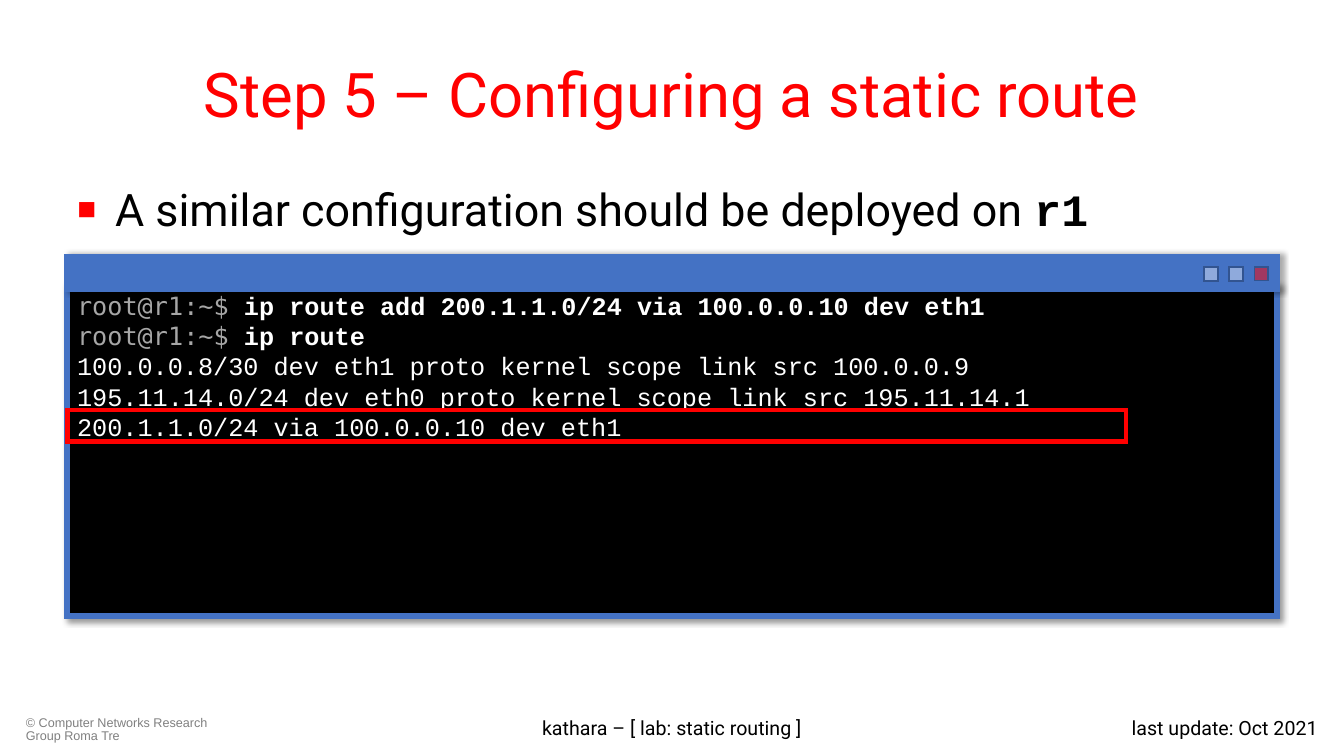
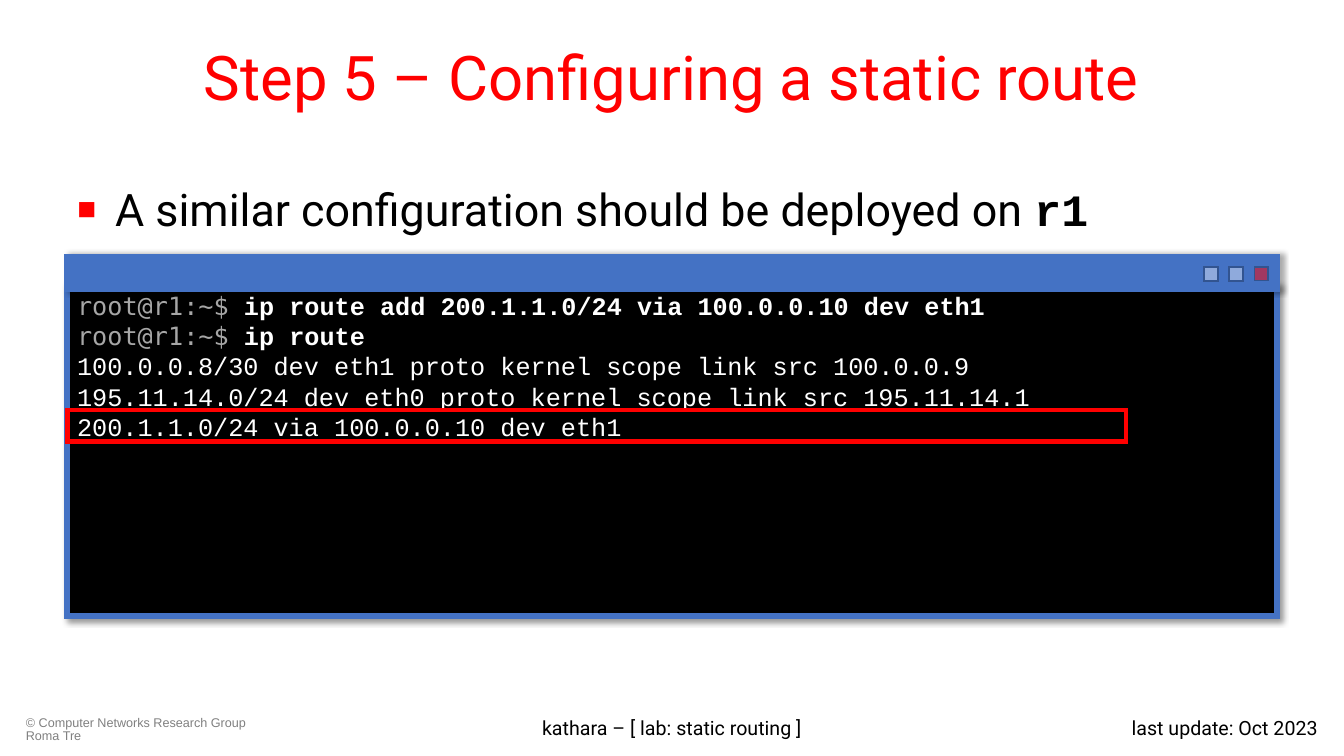
Before and after one commit to KatharaFramework/Kathara-Labs, a slide deck: slide 15 of main-labs/basic-topics/static-routing/004-kathara-lab_static-routing.pptx. Drawn at 1344x756 pixels with LibreOffice and Linux fonts; fonts in the diff are those of the drawing; background and template pictures are left out. Boxes give left, top, right and bottom in pixels: in the first picture for what was removed or moved away, otherwise in the second. Text is boxed around its words. In the diff, an @@ line names an element or a change of style, - is before the commit and + after.

Commit message:
Change introduction and static routing according to new style

```diff
--- a/main-labs/basic-topics/static-routing/004-kathara-lab_static-routing.pptx
+++ b/main-labs/basic-topics/static-routing/004-kathara-lab_static-routing.pptx
@@ title "Step 5 – Configuring a ...": place and size @@
-title "Step 5 – Configuring a ..." at box(204, 70, 1139, 130)
+title "Step 5 – Configuring a ..." at box(204, 53, 1139, 113)
@@ text "© Computer Networks Research Group ..." rewrapped from box(26, 718, 207, 743) to box(26, 718, 246, 740) @@
@@ text at box(1132, 720, 1317, 739): text changed @@
-last update: Oct 2021
+last update: Oct 2023
```
Also in this commit, not shown: 17 other slides changed, 3 other files.
